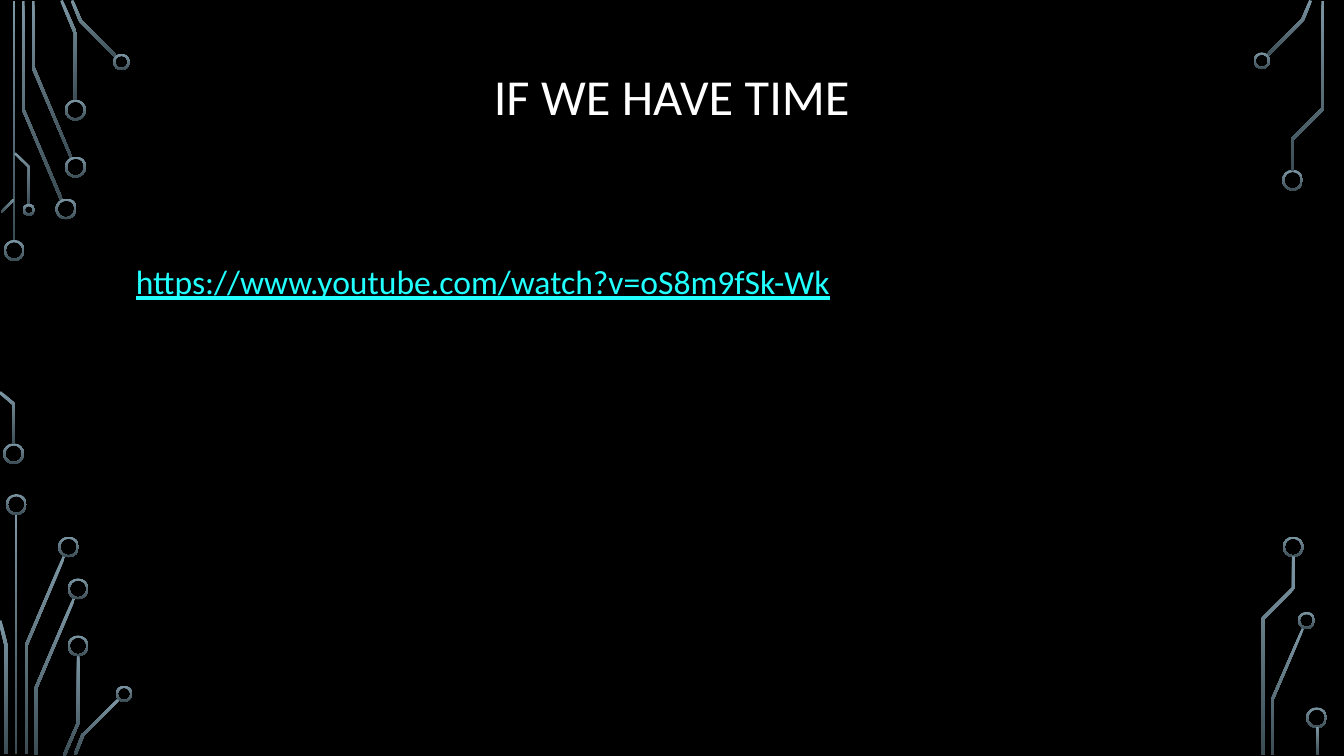
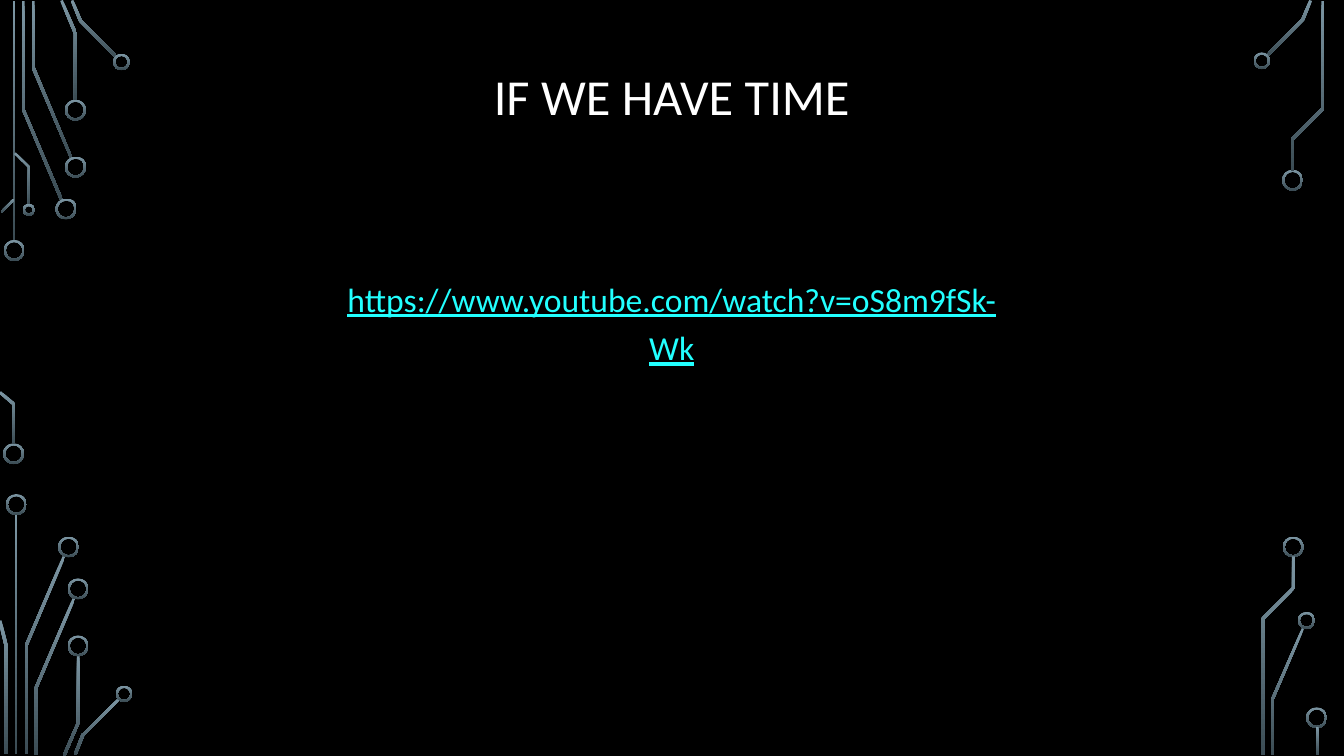
Before and after one commit to markfloryan/dmt2, a slide deck: slide 127 of slides/05-ComplexityTheory.pptx. Drawn at 1344x756 pixels with LibreOffice and Linux fonts; fonts in the diff are those of the drawing; background and template pictures are left out. Boxes give left, top, right and bottom in pixels: in the first picture for what was removed or moved away, otherwise in the second. Text is boxed around its words. In the diff, an @@ line names an element or a change of style, - is before the commit and + after.

```diff
--- a/slides/05-ComplexityTheory.pptx
+++ b/slides/05-ComplexityTheory.pptx
@@ text "https://www.youtube.com/watch?v=oS8m9fSk-Wk": place and size @@
-text "https://www.youtube.com/watch?v=oS8m9fSk-Wk" at [136, 270, 830, 300]
+text "https://www.youtube.com/watch?v=oS8m9fSk-Wk" at [347, 288, 995, 366]
@@ text "https://www.youtube.com/watch?v=oS8m9fSk-Wk" at [347, 288, 995, 366]: alignment left to centre @@
```
Also in this commit, not shown: 5 other files.
